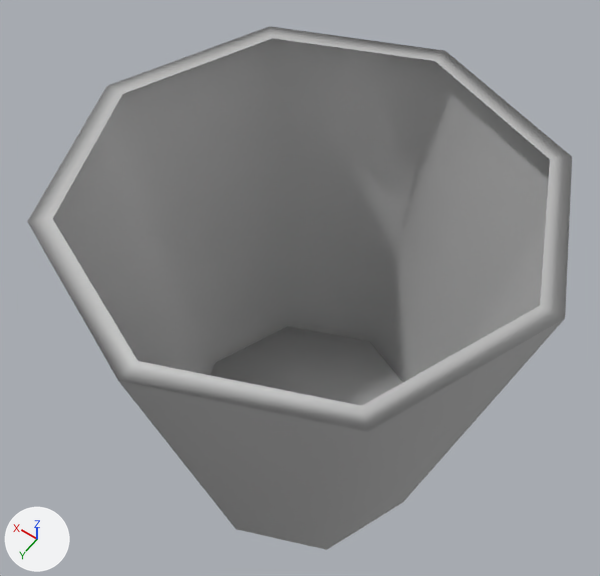
What one commit did to the FBX model Assets/Models/Glass01.fbx.
One viewpoint serves both versions: a 50 mm lens placed at (-0.000663, 0.000958, 0.00222), pointed at (0.000072, -0.000071, 0.000603). The lights are fixed; the arrows at lower left show +X, +Y and +Z. Where no turn or scale is listed for an object, it has been applied to the vertices.

Names of what the first picture shows: 'Glass01'.
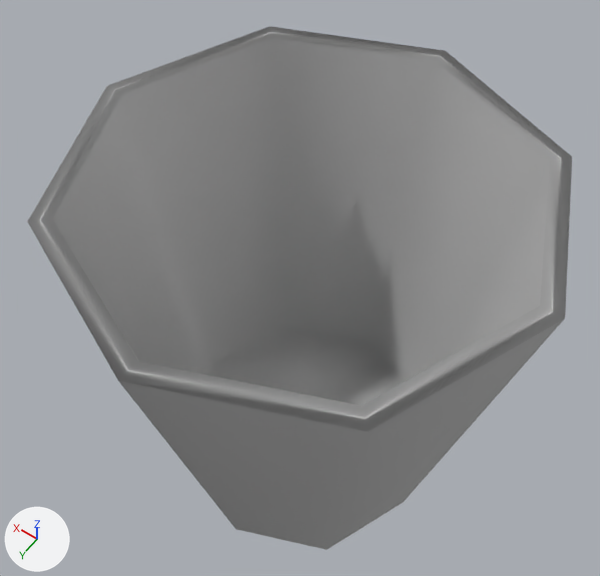
The newer file is also rescaled (x1.208) as a whole; pictures and numbers use the older file's frame.

Location of each change, [x1, y1, x2, y2] in pixels of the pictures (600 x 576 px):
part 1 of me_mesh, added: after [53, 38, 550, 406]

What changed in the scene script:
```text
Change me_mesh:
    where me_mesh.from_pydata(...)  # 33 vertices, 32 faces; spans x -0.000543..0.000543, y -0.000543..0.000543, z 0.0..0.00105
    used by ob_glass01; location = (0.0, 0.0, 0.0)
    verts and faces of me_mesh; kept vertices keep their numbers, new ones are numbered from 33
    before: 16 (0.000351, 0.000351, 0.00105) at pixel (52, 218), 17 (0.0, 0.000496, 0.00105) at pixel (137, 360), 18 (-0.000351, 0.000351, 0.00105) at pixel (361, 405), 19 (-0.000496, 0.0, 0.00105) at pixel (540, 305), 20 (-0.000351, -0.000351, 0.00105) at pixel (549, 159)
    before: 21 (0.0, -0.000496, 0.00105) at pixel (434, 61), 22 (0.000351, -0.000351, 0.00105) at pixel (272, 38), 23 (0.000496, 0.0, 0.00105) at pixel (122, 93)
    me_mesh part 1
    add verts[33] = (0.000239, 0.000239, 0.000116)
    add verts[34] = (0.0, 0.000339, 0.000116)
    add verts[35] = (-0.000239, 0.000239, 0.000116)
    add verts[36] = (-0.000339, 0.0, 0.000116)
    add verts[37] = (-0.000239, -0.000239, 0.000116)
    add verts[38] = (0.0, -0.000339, 0.000116)  # pixel (370, 340)
    add verts[39] = (0.000239, -0.000239, 0.000116)  # pixel (287, 325)
    add verts[40] = (0.000339, 0.0, 0.000116)  # pixel (213, 362)
    add verts[41] = (0.0, 0.0, 0.000116)
    add faces += [(16, 17, 34, 33), (17, 18, 35, 34), (18, 19, 36, 35), (19, 20, 37, 36), (20, 21, 38, 37), (21, 22, 39, 38)]
    add faces += [(22, 23, 40, 39), (16, 33, 40, 23), (33, 34, 41), (34, 35, 41), (35, 36, 41), (36, 37, 41)]
    add faces += [(37, 38, 41), (38, 39, 41), (39, 40, 41), (33, 41, 40)]
```
